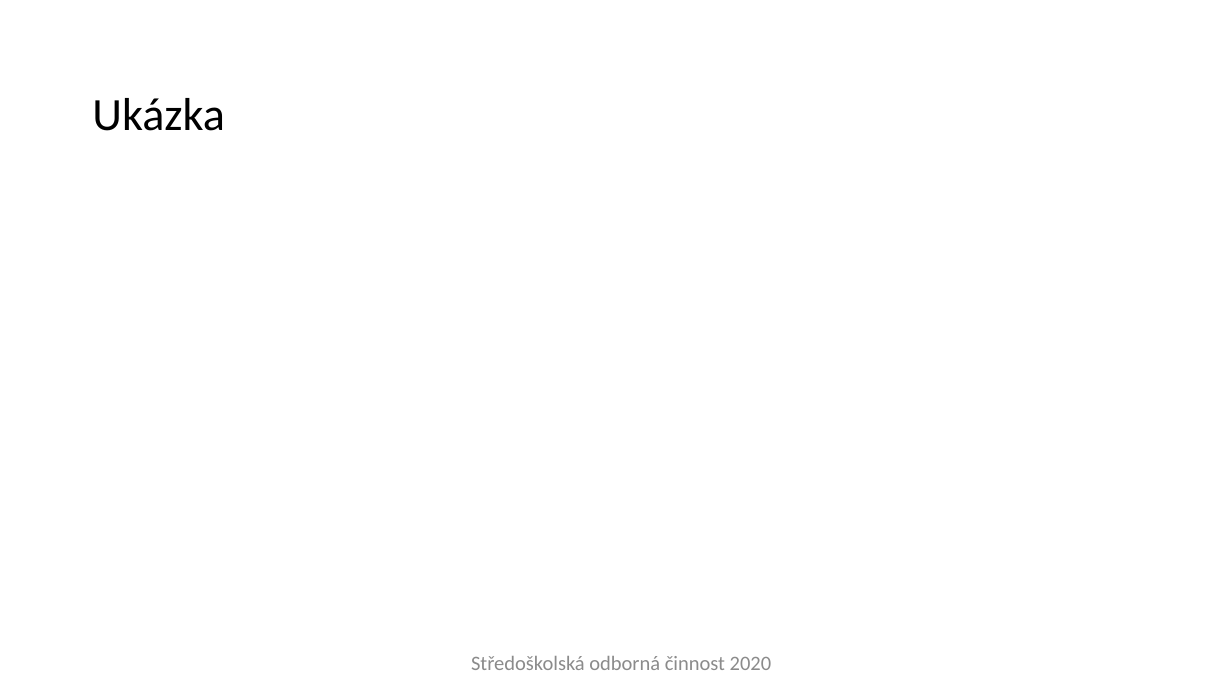
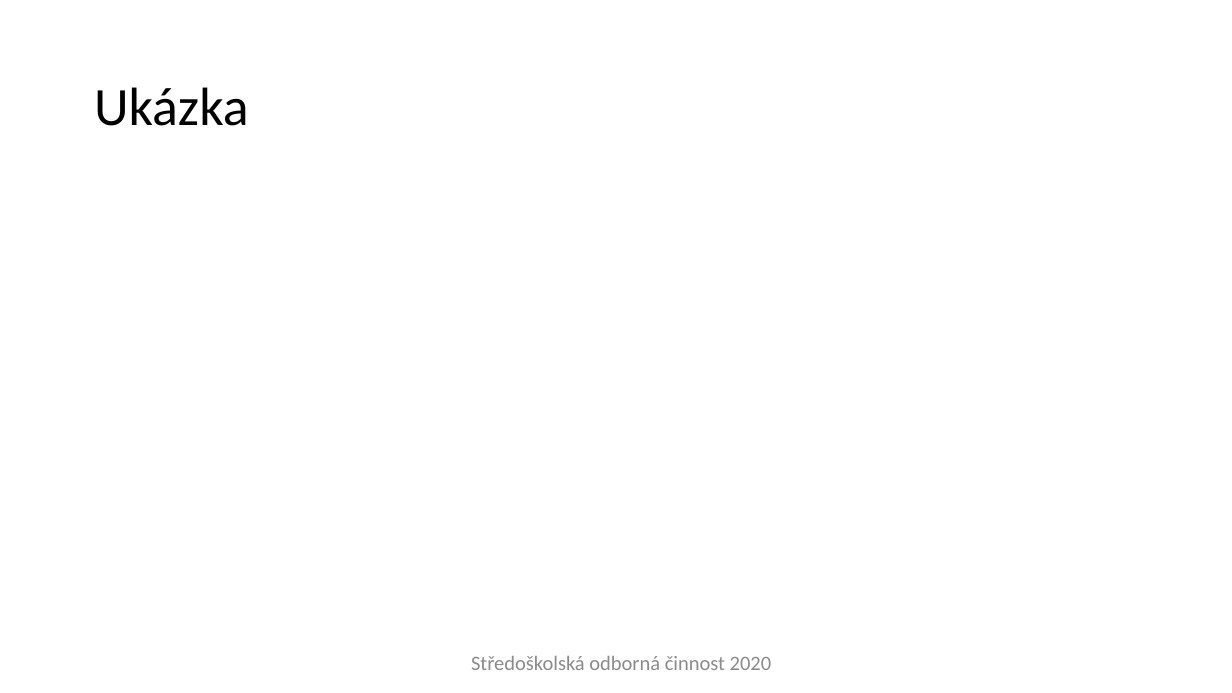
Before and after one commit to ProjectVHD/Dokumentace, a slide deck: slide 6 of Obhajoba.odp. Drawn at 1232x693 pixels with LibreOffice and Linux fonts; fonts in the diff are those of the drawing; background and template pictures are left out. Boxes give left, top, right and bottom in pixels: in the first picture for what was removed or moved away, otherwise in the second. Text is boxed around its words. In the diff, an @@ line names an element or a change of style, - is before the commit and + after.

Commit message:
web dev

```diff
--- a/Obhajoba.odp
+++ b/Obhajoba.odp
@@ title "Ukázka": place and size @@
-title "Ukázka" at box(92, 98, 225, 131)
+title "Ukázka" at box(94, 87, 249, 126)
@@ title "Ukázka" at box(94, 87, 249, 126): size 36 to 42 pt; vertical alignment top to middle @@
```
Also in this commit, not shown: 1 other slide changed, 1 slide added.
